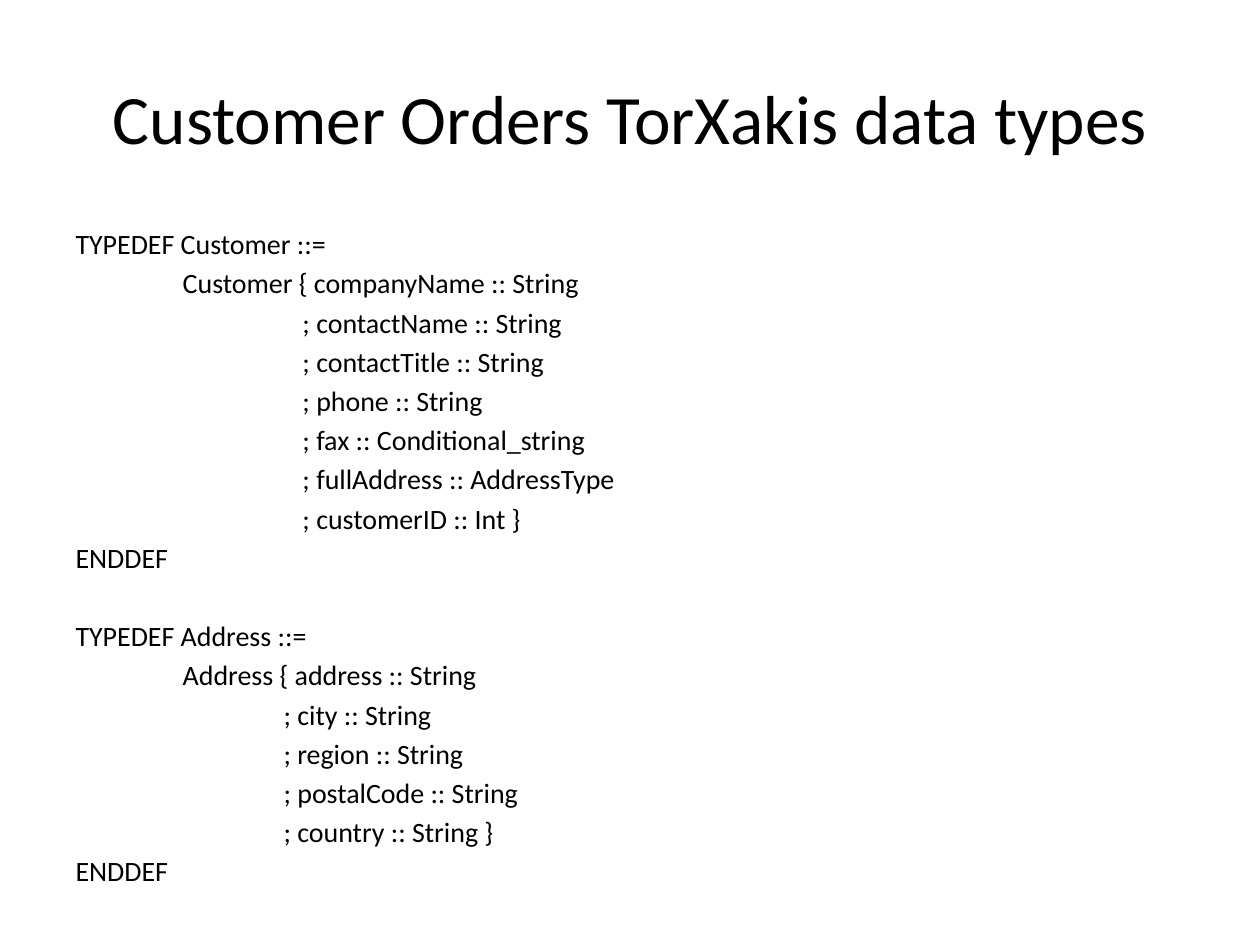
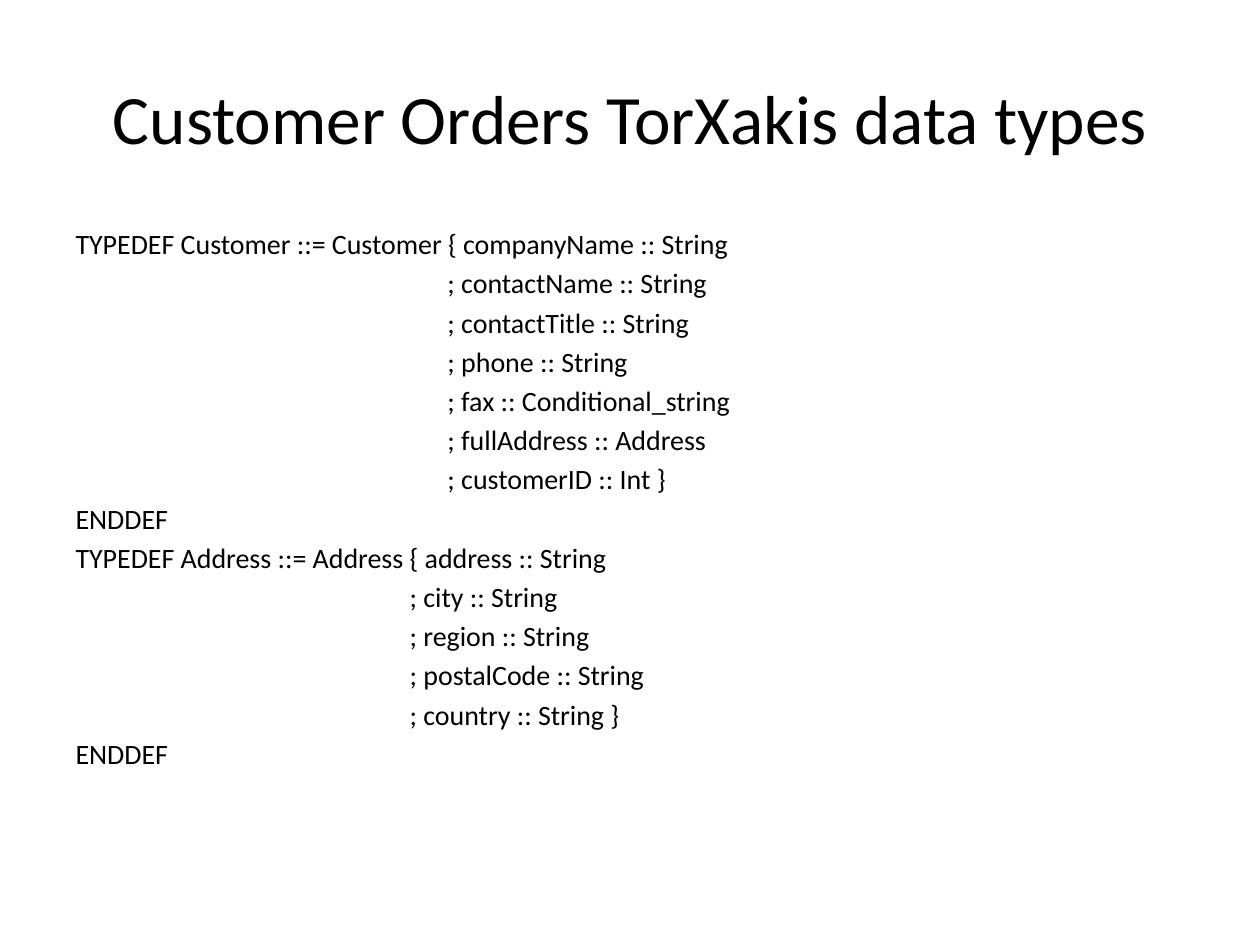
Before and after one commit to TorXakis/TorXakis, a slide deck: slide 7 of examps/CustomersOrders/CustomersOrders.pptx (slide 5 before the commit). Drawn at 1260x945 pixels with LibreOffice and Linux fonts; fonts in the diff are those of the drawing. Boxes give left, top, right and bottom in pixels: in the first picture for what was removed or moved away, otherwise in the second. Text is boxed around its words. In the diff, an @@ line names an element or a change of style, - is before the commit and + after.

Commit message:
Updated to current situation
updated website screenshots
updated data structures (from generated name to human readable names)

```diff
--- a/examps/CustomersOrders/CustomersOrders.pptx
+++ b/examps/CustomersOrders/CustomersOrders.pptx
@@ text at [76,234,728,259]: text changed @@
-TYPEDEF Customer ::=
-Customer { companyName :: String
+TYPEDEF Customer ::= Customer { companyName :: String
@@ text at [461,430,706,451]: text changed @@
-; fullAddress :: AddressType
+; fullAddress :: Address
@@ text at [76,548,606,573]: text changed @@
-TYPEDEF Address ::=
-Address { address :: String
+TYPEDEF Address ::= Address { address :: String
```
Also in this commit, not shown: 8 other slides changed, 2 slides added.
